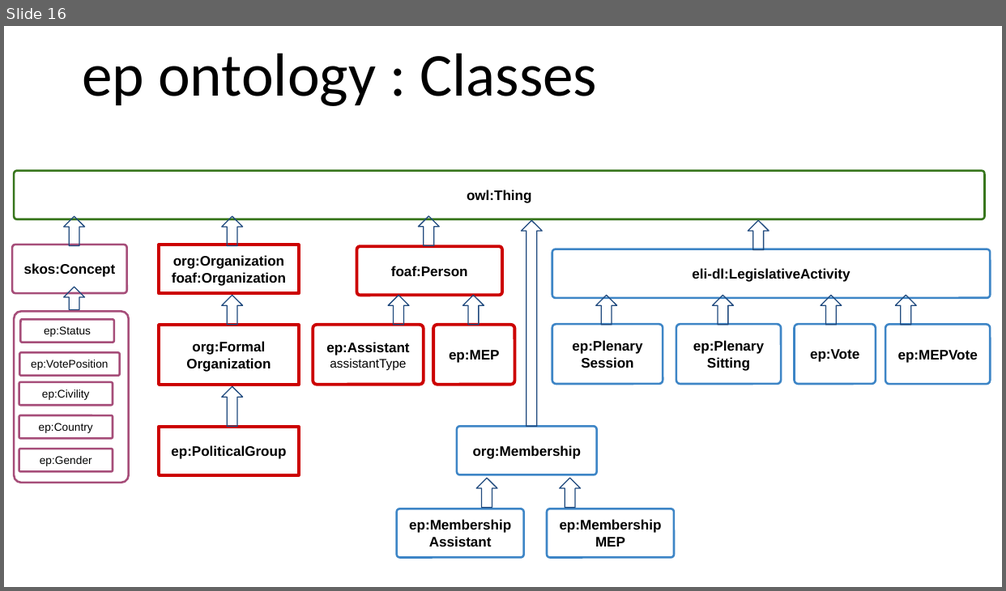
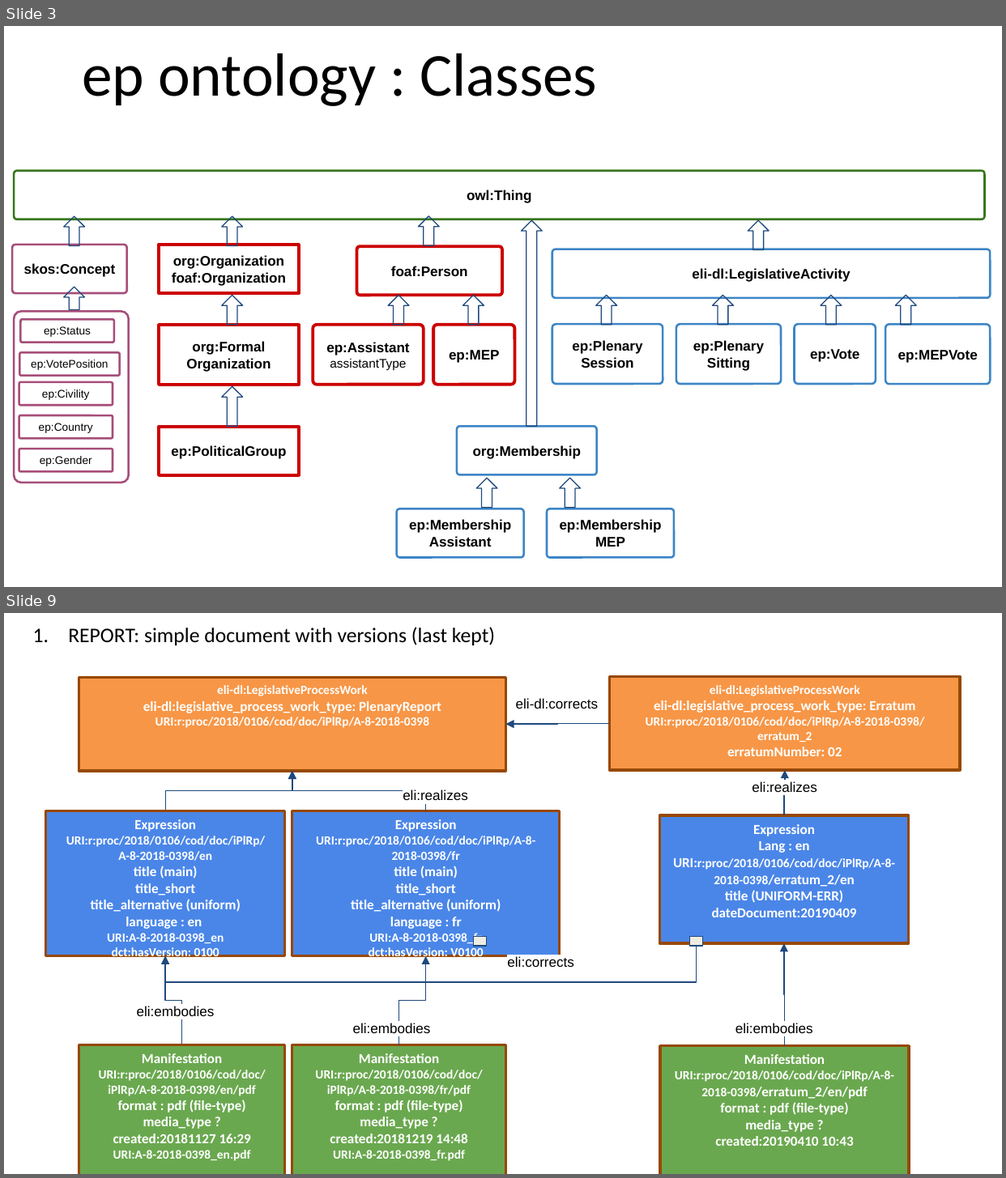
Before and after one commit to sparna-git/ep-graph-poc, a slide deck: 06-Dataset6_eli-dl-ap-ep/02-Specifications/eli-dl-ap-ep/eli-dl-ap-ep-diagrams-spreadsheet/eli-dl-ap-ep-diagrams.pptx. Shown one above the other, each under a label of ours: slide 16 before the commit, slides 3 and 9 after it; the slides between them are not shown. The pictures are 1006x591 and 1006x1178 pixels, drawn with LibreOffice and Linux fonts; fonts in the diff are those of the drawing. Boxes give left, top, right and bottom in pixels: in the first picture for what was removed or moved away, otherwise in the second. Text is boxed around its words. In the diff, an @@ line names an element or a change of style, - is before the commit and + after.

```diff
--- a/06-Dataset6_eli-dl-ap-ep/02-Specifications/eli-dl-ap-ep/eli-dl-ap-ep-diagrams-spreadsheet/eli-dl-ap-ep-diagrams.pptx
+++ b/06-Dataset6_eli-dl-ap-ep/02-Specifications/eli-dl-ap-ep/eli-dl-ap-ep-diagrams-spreadsheet/eli-dl-ap-ep-diagrams.pptx
@@ slide 9 added at box(4, 613, 1002, 1174), background #FFFFFF @@
@@ title added at box(68, 627, 495, 645), 15 pt, text #000000 @@
+1. REPORT: simple document with versions (last kept)
@@ rectangle added at box(79, 677, 506, 771), fill #F79646, outline #974806 2 pt, 9 pt, text #FFFFFF, bold @@
+eli-dl:LegislativeProcessWork
+eli-dl:legislative_process_work_type: PlenaryReport
+URI:r:proc/2018/0106/cod/doc/iPlRp/A-8-2018-0398
@@ rectangle added at box(610, 677, 960, 771), fill #F79646, outline #974806 2 pt, 9 pt, text #FFFFFF, bold @@
+eli-dl:LegislativeProcessWork
+eli-dl:legislative_process_work_type: Erratum
+URI:r:proc/2018/0106/cod/doc/iPlRp/A-8-2018-0398/erratum_2
+erratumNumber: 02
@@ text added at box(516, 698, 598, 709), 10 pt, text #000000 @@
+eli-dl:corrects
@@ elbow arrow added from (610, 724) to (506, 724), #1F497D 0.75 pt @@
@@ elbow arrow added from (166, 811) to (292, 771), #1F497D 0.75 pt @@
@@ elbow arrow added from (426, 811) to (292, 771), #1F497D 0.75 pt @@
@@ text added at box(752, 781, 817, 792), 10 pt, text #000000 @@
+eli:realizes
@@ elbow arrow added from (784, 815) to (784, 769), #1F497D 0.75 pt @@
@@ text added at box(403, 790, 468, 800), 10 pt, text #000000 @@
+eli:realizes
@@ rectangle added at box(46, 811, 285, 957), fill #4A86E8, outline #974806 2 pt, 9 pt, text #FFFFFF, bold @@
+Expression
+URI:r:proc/2018/0106/cod/doc/iPlRp/A-8-2018-0398/en
+title (main)
+title_short
+title_alternative (uniform)
+language : en
+URI:A-8-2018-0398_en
+dct:hasVersion: 0100
@@ rectangle added at box(292, 811, 560, 957), fill #4A86E8, outline #974806 2 pt, 9 pt, text #FFFFFF, bold @@
+Expression
+URI:r:proc/2018/0106/cod/doc/iPlRp/A-8-2018-0398/fr
+title (main)
+title_short
+title_alternative (uniform)
+language : fr
+URI:A-8-2018-0398_fr
+dct:hasVersion: V0100
@@ rectangle added at box(659, 815, 908, 943), fill #4A86E8, outline #974806 2 pt, 10 pt, text #FFFFFF, bold @@
+Expression
+Lang : en
+URI:r:proc/2018/0106/cod/doc/iPlRp/A-8-2018-0398/erratum_2/en
+title (UNIFORM-ERR)
+dateDocument:20190409
@@ elbow arrow added from (697, 946) to (166, 956), #1F497D 0.75 pt @@
@@ rectangle added at box(473, 936, 486, 945), fill #EEECE1, outline #1F497D 0.75 pt @@
@@ rectangle added at box(689, 936, 702, 945), fill #EEECE1, outline #1F497D 0.75 pt @@
@@ elbow arrow added from (784, 1046) to (784, 943), #1F497D 0.75 pt @@
@@ elbow arrow added from (181, 1045) to (166, 956), #1F497D 0.75 pt @@
@@ elbow arrow added from (399, 1045) to (426, 956), #1F497D 0.75 pt @@
@@ text added at box(507, 956, 573, 967), 10 pt, text #000000 @@
+eli:corrects
@@ text added at box(137, 1006, 215, 1016), 10 pt, text #000000 @@
+eli:embodies
@@ text added at box(353, 1023, 431, 1033), 10 pt, text #000000 @@
+eli:embodies
@@ text added at box(735, 1023, 813, 1033), 10 pt, text #000000 @@
+eli:embodies
@@ rectangle added at box(79, 1045, 284, 1174), fill #6AA84F, outline #974806 2 pt, 9 pt, text #FFFFFF, bold @@
+Manifestation
+URI:r:proc/2018/0106/cod/doc/iPlRp/A-8-2018-0398/en/pdf
+format : pdf (file-type)
+media_type ?
+created:20181127 16:29
+URI:A-8-2018-0398_en.pdf
@@ rectangle added at box(292, 1045, 506, 1174), fill #6AA84F, outline #974806 2 pt, 9 pt, text #FFFFFF, bold @@
+Manifestation
+URI:r:proc/2018/0106/cod/doc/iPlRp/A-8-2018-0398/fr/pdf
+format : pdf (file-type)
+media_type ?
+created:20181219 14:48
+URI:A-8-2018-0398_fr.pdf
@@ rectangle added at box(659, 1046, 908, 1174), fill #6AA84F, outline #974806 2 pt, 10 pt, text #FFFFFF, bold @@
+Manifestation
+URI:r:proc/2018/0106/cod/doc/iPlRp/A-8-2018-0398/erratum_2/en/pdf
+format : pdf (file-type)
+media_type ?
+created:20190410 10:43
@@ what was slide 16 is now slide 3 @@
```
Also in this commit, not shown: 4 slides changed, 6 other slides added, 1 slide removed, 15 other files.
